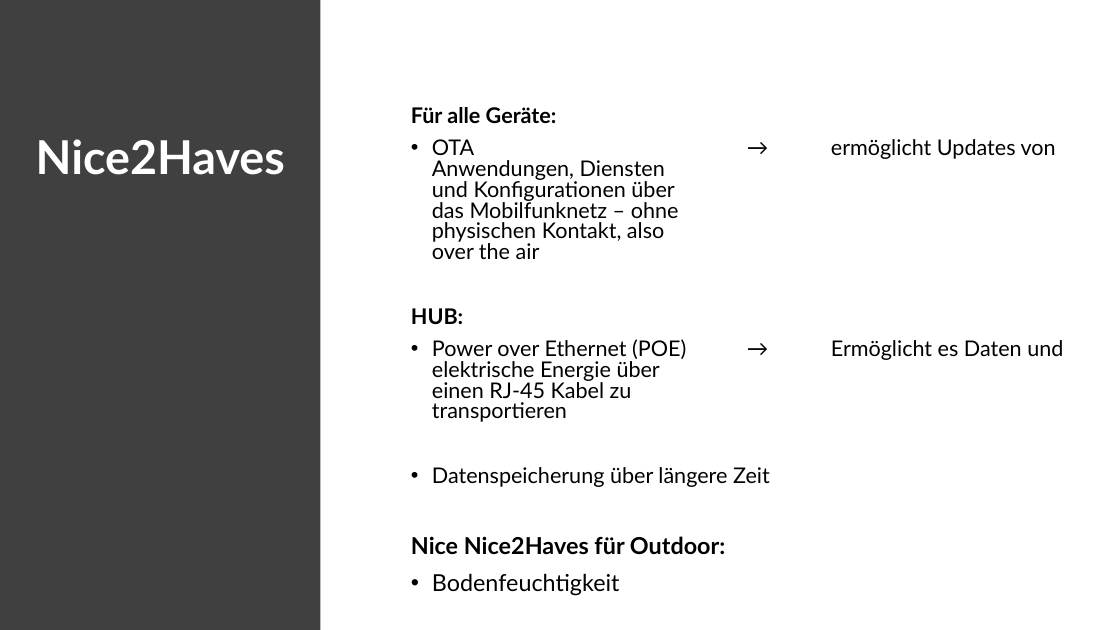
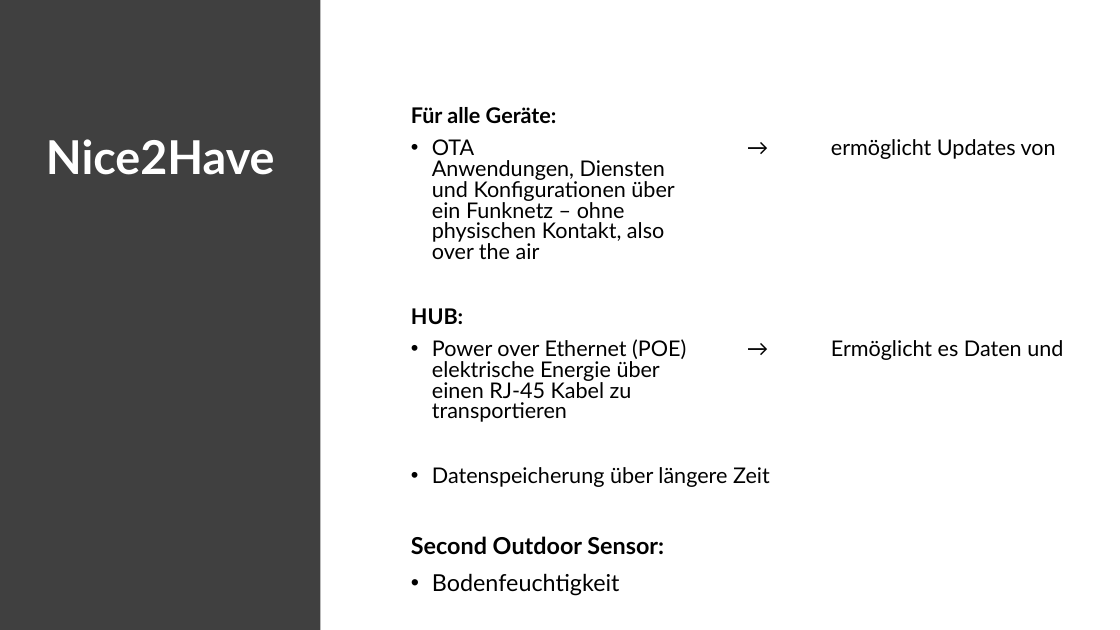
Before and after one commit to EatingJan1/Wetterstation-Bulme-Werkstaetten-Projekt-2024-2025, a slide deck: slide 6 of Vorstellung.pptx (slide 4 before the commit). Drawn at 1120x630 pixels with LibreOffice and Linux fonts; fonts in the diff are those of the drawing. Boxes give left, top, right and bottom in pixels: in the first picture for what was removed or moved away, otherwise in the second. Text is boxed around its words. In the diff, an @@ line names an element or a change of style, - is before the commit and + after.

Commit message:
Update Powerpoint

```diff
--- a/Vorstellung.pptx
+++ b/Vorstellung.pptx
@@ text at (46,139,275,175): text changed @@
-Nice2Haves
+Nice2Have
@@ text at (432,139,674,259): text changed @@
-• OTA → ermöglicht Updates von Anwendungen, Diensten und Konfigurationen über das Mobilfunknetz – ohne physischen Kontakt, also over the air
+• OTA → ermöglicht Updates von Anwendungen, Diensten und Konfigurationen über ein Funknetz – ohne physischen Kontakt, also over the air
@@ text at (411,536,664,555): text changed @@
-Nice Nice2Haves für Outdoor:
+Second Outdoor Sensor:
```
Also in this commit, not shown: 4 other slides changed.
